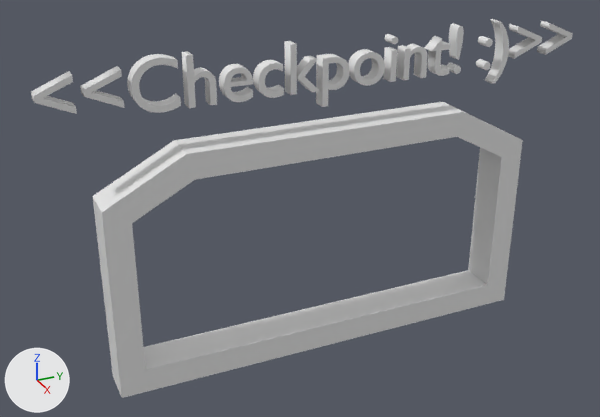
Before and after pictures for a commit that changed the Blender file Blends/VeryBadCheckpoint.blend.
Before and after are seen from a 50 mm camera at (5.76, -2.82, 3.18) aimed at (-0.07, -0.2, 0.27). Arrows for +X, +Y and +Z are at lower left; the lights stay in place.

The first picture shows 'Cube', 'Text'.
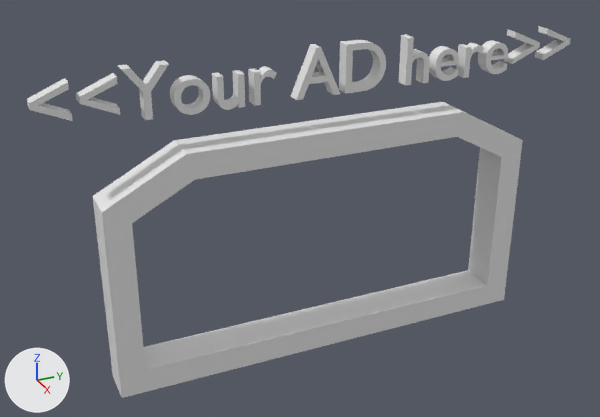
The newer file is also turned or shifted as a whole; pictures and numbers use the older file's frame.

Where the change shows, as pixel boxes [x1, y1, x2, y2] in the pictures (600 x 417 px):
```json
{"object": "Text", "change": "reshaped", "before": [31, 19, 573, 114], "after": [27, 26, 570, 121]}
```

Edits to the scene script, one JSON object a line:
```json
{"op": "add", "block": "me_text", "code": ["me_text = bpy.data.meshes.new('Text')", "me_text.from_pydata(...)  # 1238 vertices, 1821 faces; spans x 0.0..8.05, y -0.09..0.6, z -0.1..0.1"]}
{"op": "set", "path": "ob_text", "old": "bpy.data.objects.new('Text', txt_text)", "new": "bpy.data.objects.new('Text', me_text)"}
```
